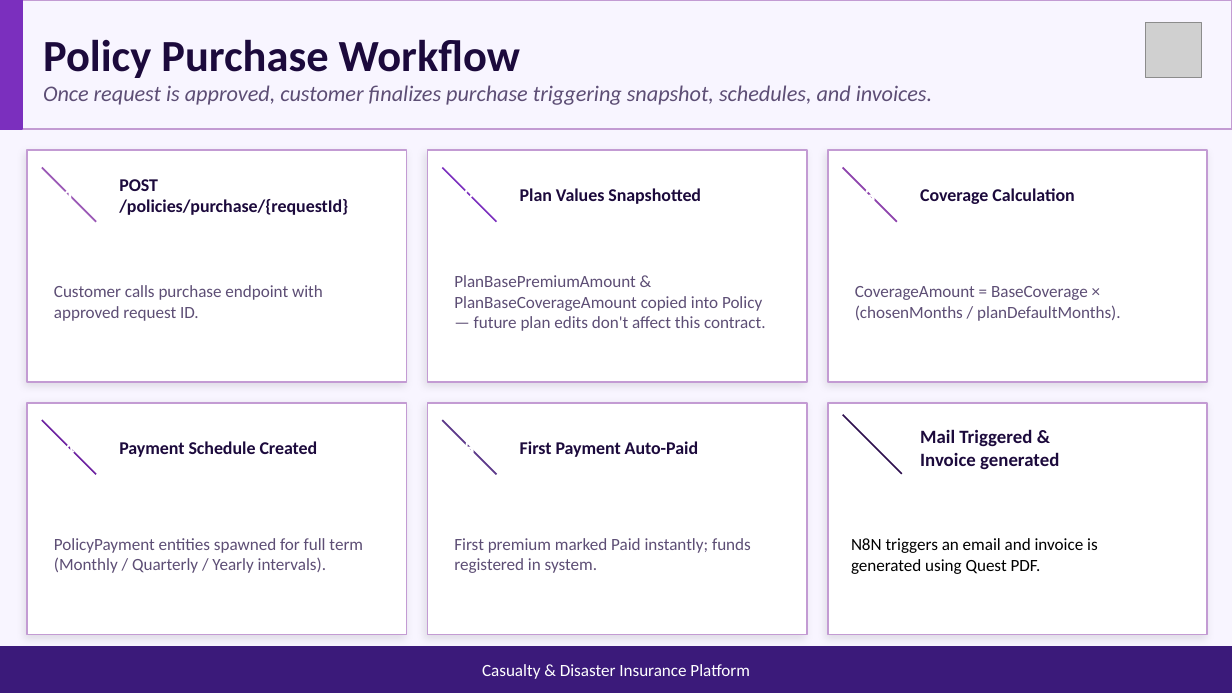
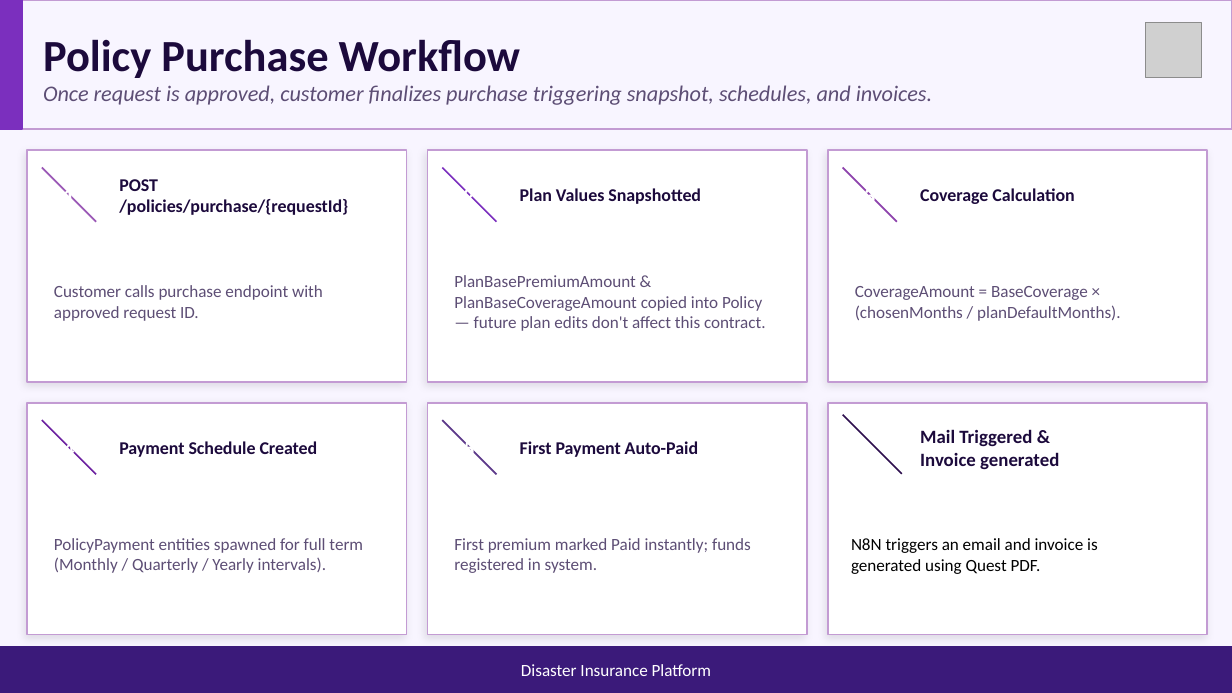
Before and after one commit to goutham4126/GOUTHAM, a slide deck: slide 8 of documents/insurance_capstone.pptx (slide 9 before the commit). Drawn at 1232x693 pixels with LibreOffice and Linux fonts; fonts in the diff are those of the drawing; grey boxes stand for pictures. Boxes give left, top, right and bottom in pixels: in the first picture for what was removed or moved away, otherwise in the second. Text is boxed around its words. In the diff, an @@ line names an element or a change of style, - is before the commit and + after.

```diff
--- a/documents/insurance_capstone.pptx
+++ b/documents/insurance_capstone.pptx
@@ text at box(521, 664, 711, 676): text changed @@
-Casualty & Disaster Insurance Platform
+Disaster Insurance Platform
```
Also in this commit, not shown: 8 other slides changed, 2 slides removed.
